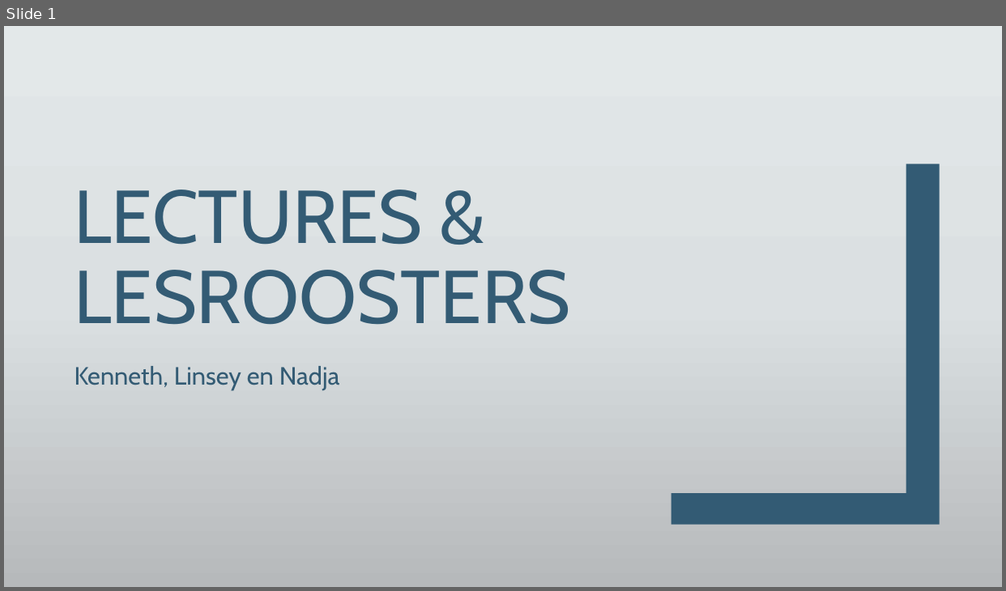
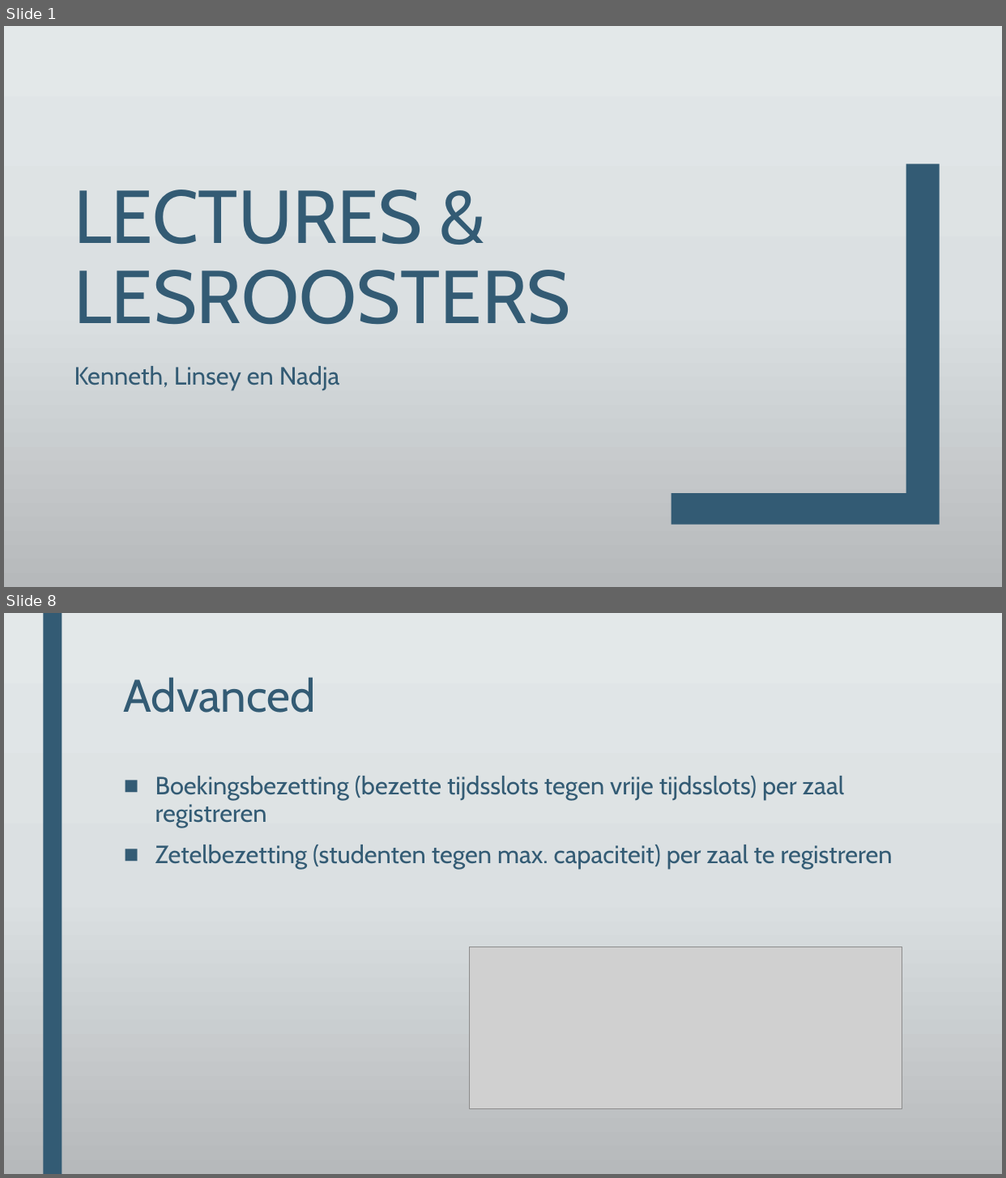
Before and after one commit to DeRoostermakers/Heuristieken, a slide deck: Presentaties/Week1/Lectures & Lesroosters Inleiding.pptx. Shown one above the other, each under a label of ours: slide 1 before the commit, slides 1 and 8 after it; the slides between them are not shown. The pictures are 1006x591 and 1006x1178 pixels, drawn with LibreOffice and Linux fonts; fonts in the diff are those of the drawing; grey boxes stand for pictures; background and template pictures are left out. Boxes give left, top, right and bottom in pixels: in the first picture for what was removed or moved away, otherwise in the second. Text is boxed around its words. In the diff, an @@ line names an element or a change of style, - is before the commit and + after.

```diff
--- a/Presentaties/Week1/Lectures & Lesroosters Inleiding.pptx
+++ b/Presentaties/Week1/Lectures & Lesroosters Inleiding.pptx
@@ slide 8 added at (4, 613, 1002, 1174), background gradient #E3E8EA to #DCE0E2 to #B6BABC @@
@@ rectangle added at (43, 613, 62, 1174), fill #335B74 @@
@@ title added at (124, 677, 316, 713), 44 pt, text #335B74 @@
+Advanced
@@ text added at (155, 776, 893, 868), 24 pt, text #335B74 @@
+■ Boekingsbezetting (bezette tijdsslots tegen vrije tijdsslots) per zaal registreren
+■ Zetelbezetting (studenten tegen max. capaciteit) per zaal te registreren
@@ picture added at (470, 947, 902, 1110) @@
```
Also in this commit, not shown: 1 slide changed, 5 other slides added, 2 slides removed, 13 other files.
